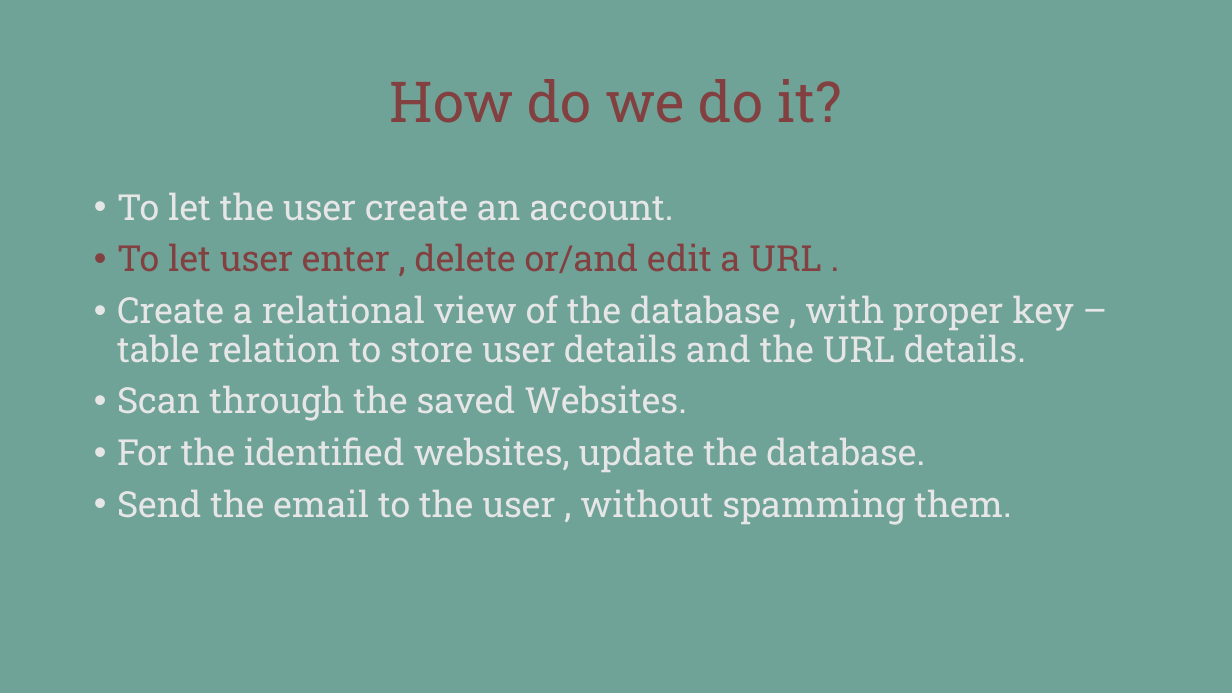
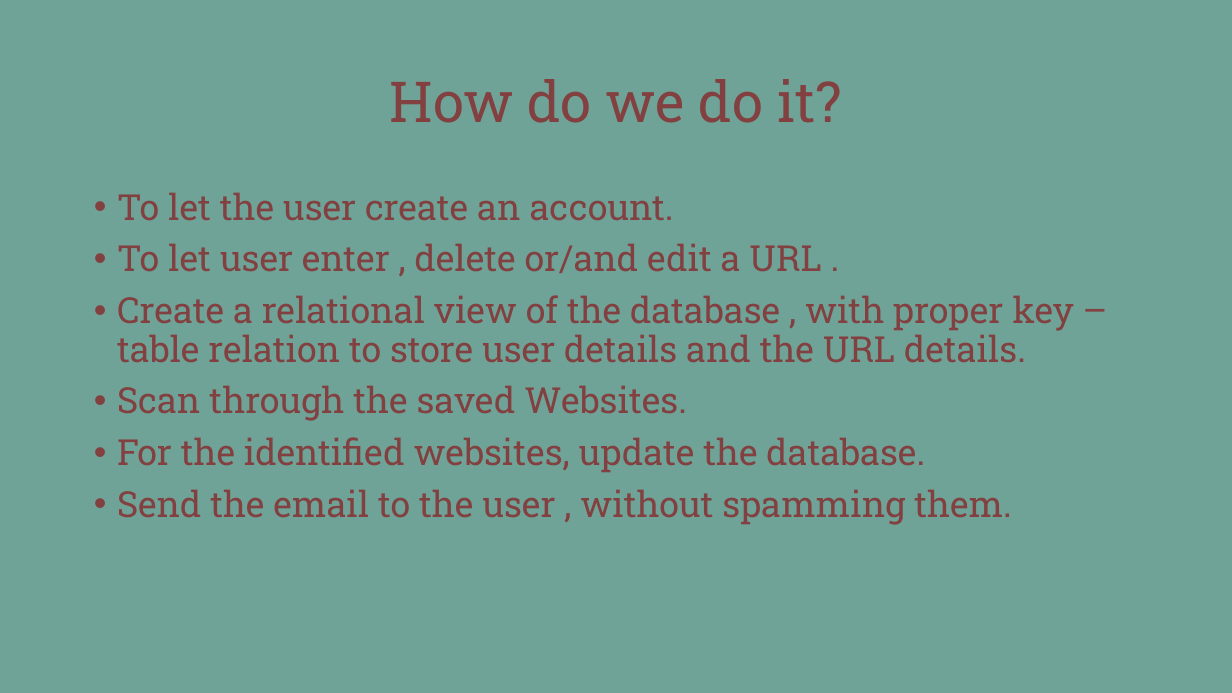
Before and after one commit to Su-Tangnu/NotifyMe, a slide deck: slide 4 of NotifyMe.pptx (slide 5 before the commit). Drawn at 1232x693 pixels with LibreOffice and Linux fonts; fonts in the diff are those of the drawing. Boxes give left, top, right and bottom in pixels: in the first picture for what was removed or moved away, otherwise in the second. Text is boxed around its words. In the diff, an @@ line names an element or a change of style, - is before the commit and + after.

```diff
--- a/NotifyMe.pptx
+++ b/NotifyMe.pptx
@@ text at [117, 193, 1073, 525]: text colour #E7E6E6 to #824040 in "To let the user create an account.", "Create a relational view of the database ...", "Scan through the saved Websites.", "For the identified websites, update the database." and 1 more places @@
```
Also in this commit, not shown: 9 other slides changed, 2 slides added, 1 slide removed.
